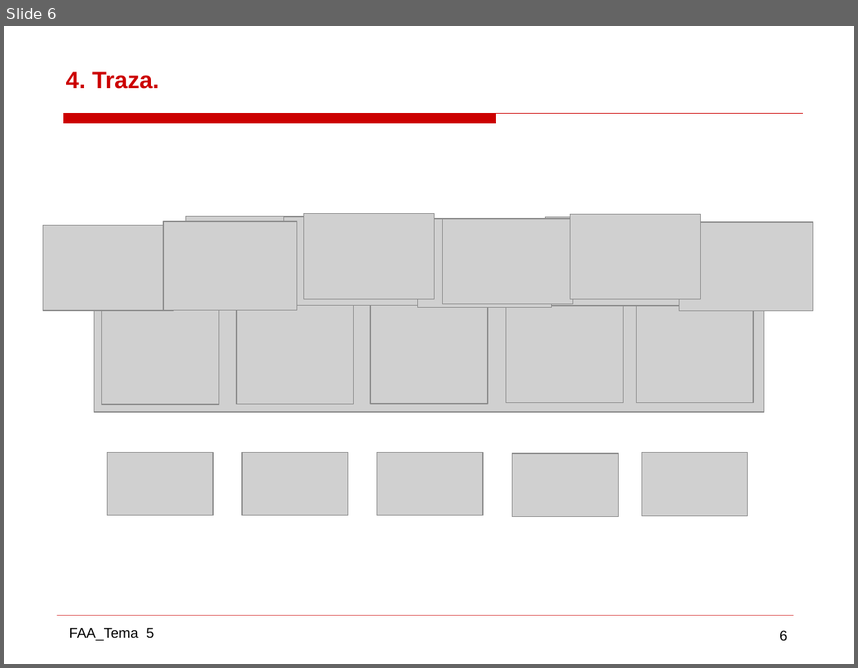
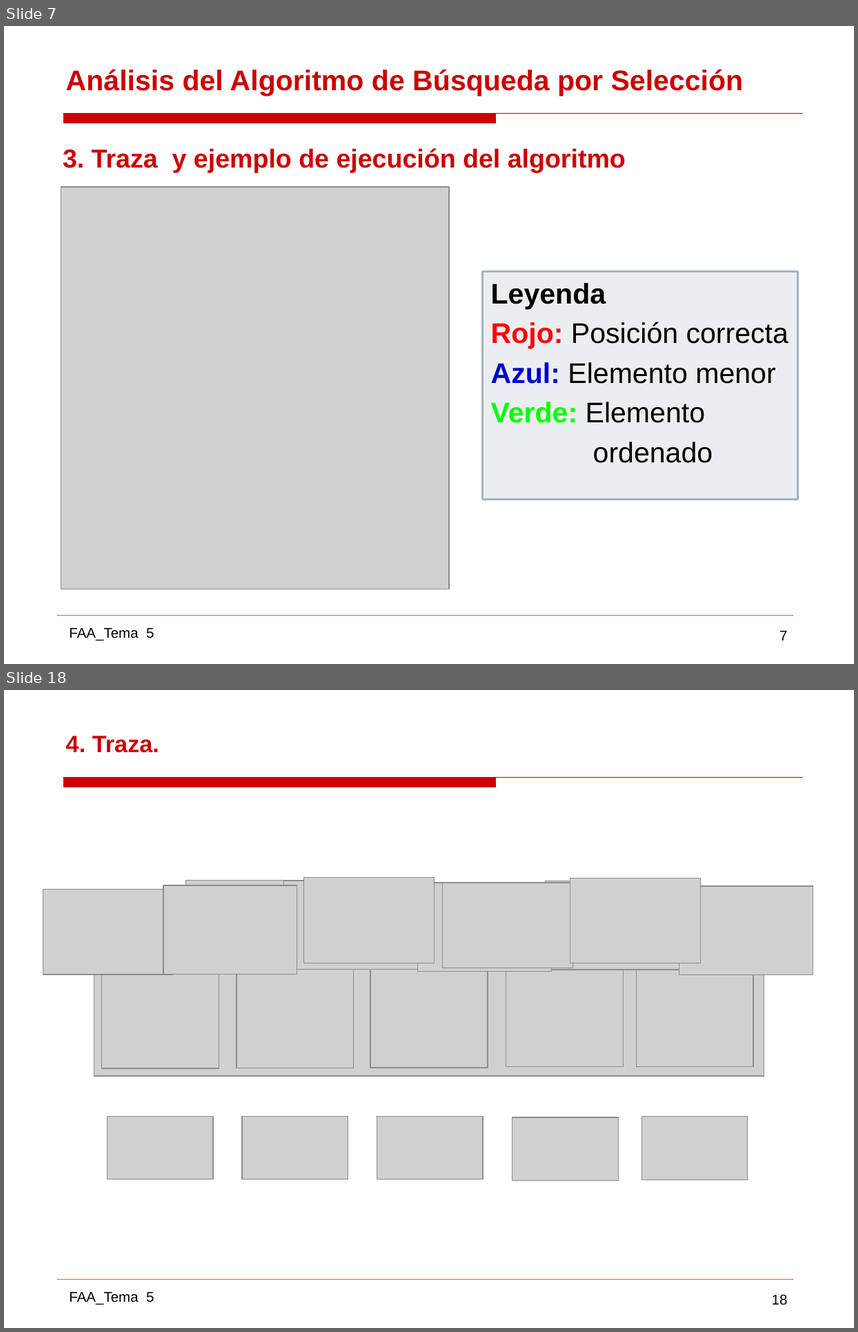
Before and after one commit to gabrielpr96/ETSIcode, a slide deck: FAA/Practica 2 AAD/AAD_11.pptx. Shown one above the other, each under a label of ours: slide 6 before the commit, slides 7 and 18 after it; the slides between them are not shown. The pictures are 858x668 and 858x1332 pixels, drawn with LibreOffice and Linux fonts; fonts in the diff are those of the drawing; grey boxes stand for pictures; background and template pictures are left out. Boxes give left, top, right and bottom in pixels: in the first picture for what was removed or moved away, otherwise in the second. Text is boxed around its words. In the diff, an @@ line names an element or a change of style, - is before the commit and + after.

```diff
--- a/FAA/Practica 2 AAD/AAD_11.pptx
+++ b/FAA/Practica 2 AAD/AAD_11.pptx
@@ slide 7 added at box(4, 26, 854, 664), background #FFFFFF; not listed: 4 template elements that a slide beside it also shows @@
@@ title added at box(66, 69, 744, 96), 24 pt, text #CC0000, bold @@
+Análisis del Algoritmo de Búsqueda por Selección
@@ text added at box(63, 148, 626, 172), 22 pt, text #CC0000, bold @@
+3. Traza y ejemplo de ejecución del algoritmo
@@ picture added at box(61, 187, 450, 589) @@
@@ rectangle added at box(483, 271, 798, 499), fill #A3B2C1 at 21% opacity, outline #A3B2C1 1.75 pt, 24 pt, text #000000 @@
+Leyenda
+Rojo: Posición correcta
+Azul: Elemento menor
+Verde: Elemento
+ordenado
@@ what was slide 6 is now slide 18 @@
@@ page number at box(772, 1294, 788, 1305): text changed @@
-6
+18
```
Also in this commit, not shown: 5 slides changed, 30 other slides added, 6 slides removed, 18 other files.
